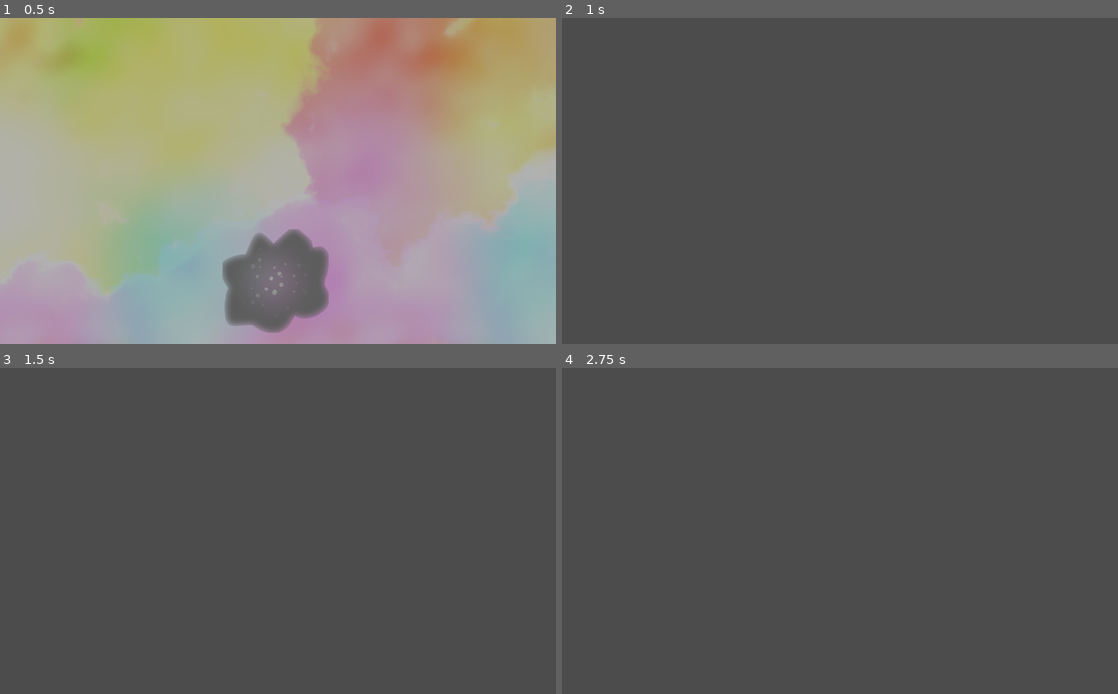
Above: before the commit, frames 1-4 (two rows, left to right).
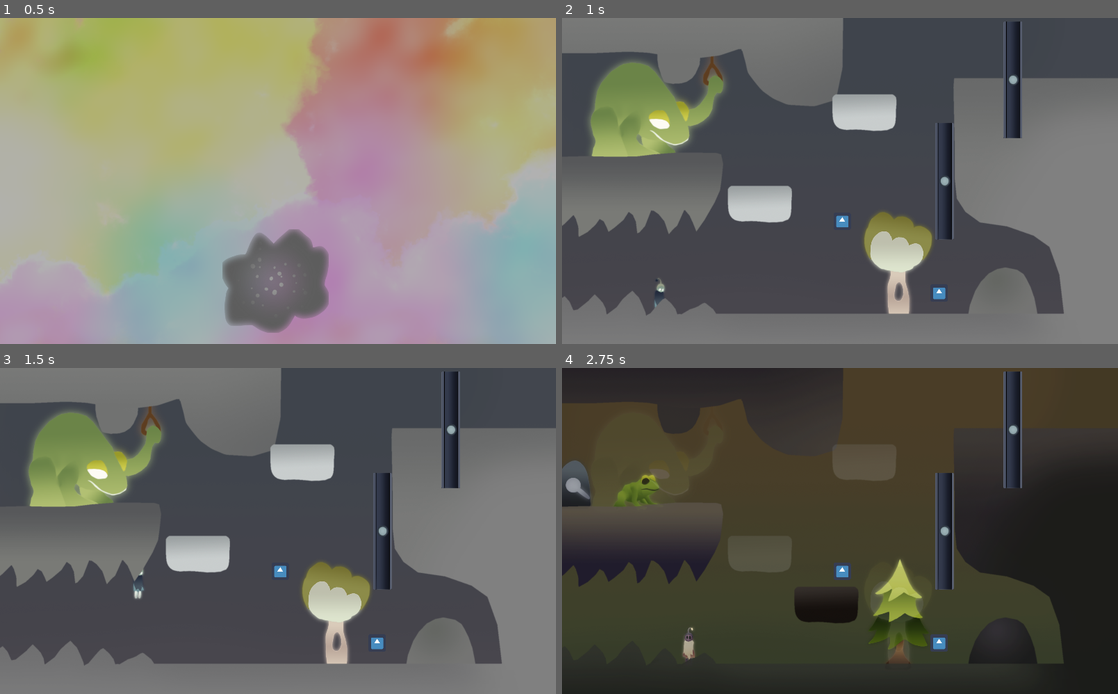
Above: after the commit, the same moments.

Repository: Dimension-Omega/misty-marshes
Game: Godot game, scene res://data/main/Main.tscn
Two runs of this game, one before a commit and one after it. Both use one fixed random seed, a clock stepped at 60 frames per second and the inputs below. The engine's default icon, where the game draws it, is replaced by a stand-in: a white triangle on a blue panel in a dark square.
Inputs:
- Up to frame 1 (0.5 s): no input
- Up to frame 2 (1 s): tap Enter (ui_accept) at 0.5, 0.8 s; hold Right (right) from 0.53 s (still down); hold Space (duality) from 0.53 s (still down); tap Up (jump) at 0.77 s
- Up to frame 3 (1.5 s): keep holding Right (right); tap Up (jump) at 1.07 s; release Space (duality) at 1.28 s; tap Enter (ui_accept) at 1.35 s
- Up to frame 4 (2.75 s): tap Up (jump) at 1.52, 1.55, 1.82 s; release Right (right) at 2.03 s; hold A (left) from 2.03 s (still down); hold Up (jump) from 2.03 s (still down); tap Space (duality) at 2.3 s

Frame 1 is identical in both runs. In frame 2, 51% of the frame differs, in the area x 0-100%, y 0-100%; in frame 3, 51%; in frame 4, 93%.
Error before the commit: Assertion failed. (res://data/main/Main.gd:119)

Commit message:
Targets and secrets

Diff:
--- a/data/elements/player/player.gd
+++ b/data/elements/player/player.gd
@@ -18,6 +18,9 @@
 var available_interactables : Array = []
 
 onready var sprite : Sprite = $PlayerBlack
+
+func _ready() -> void:
+	set_meta('player', true)
 
 func _unhandled_input(event) -> void:
 	if event.is_action_pressed("jump"):
--- /dev/null
+++ b/data/elements/secret/secret.gd
@@ -0,0 +1,7 @@
+extends Area2D
+
+
+func _on_Secret_body_entered(body):
+	if body.has_meta('player'):
+		get_tree().call_group('main', 'on_secret_found')
+		queue_free()
--- /dev/null
+++ b/data/elements/secret/secret.tscn
@@ -0,0 +1,21 @@
+[gd_scene load_steps=4 format=2]
+
+[ext_resource path="res://icon.png" type="Texture" id=1]
+[ext_resource path="res://data/elements/secret/secret.gd" type="Script" id=2]
+
+[sub_resource type="RectangleShape2D" id=1]
+extents = Vector2( 50, 50 )
+
+[node name="Secret" type="Area2D"]
+collision_layer = 1048576
+collision_mask = 512
+monitorable = false
+script = ExtResource( 2 )
+
+[node name="CollisionShape2D" type="CollisionShape2D" parent="."]
+shape = SubResource( 1 )
+
+[node name="Sprite" type="Sprite" parent="."]
+texture = ExtResource( 1 )
+
+[connection signal="body_entered" from="." to="." method="_on_Secret_body_entered"]
--- /dev/null
+++ b/data/elements/target/target.gd
@@ -0,0 +1,5 @@
+extends Area2D
+
+func _on_Target_body_entered(body: Node):
+	if body.has_meta('player'):
+		get_tree().call_group('main', 'on_target_hit')
--- /dev/null
+++ b/data/elements/target/target.tscn
@@ -0,0 +1,21 @@
+[gd_scene load_steps=4 format=2]
+
+[ext_resource path="res://icon.png" type="Texture" id=1]
+[ext_resource path="res://data/elements/target/target.gd" type="Script" id=2]
+
+[sub_resource type="RectangleShape2D" id=1]
+extents = Vector2( 50, 50 )
+
+[node name="Target" type="Area2D"]
+collision_layer = 524288
+collision_mask = 512
+monitorable = false
+script = ExtResource( 2 )
+
+[node name="CollisionShape2D" type="CollisionShape2D" parent="."]
+shape = SubResource( 1 )
+
+[node name="Sprite" type="Sprite" parent="."]
+texture = ExtResource( 1 )
+
+[connection signal="body_entered" from="." to="." method="_on_Target_body_entered"]
--- a/data/intro/Intro.gd
+++ b/data/intro/Intro.gd
@@ -3,7 +3,7 @@
 signal complete
 
 func _unhandled_input(event):
-	if event.is_action_pressed("ui_cancel") or event.is_action_pressed("ui_accept"):
+	if event.is_action_pressed("ui_cancel") or event.is_action_pressed("ui_accept") or event.is_action_pressed("jump"):
 		skip()
 
 func skip() -> void:
--- a/data/levels/2/level_2.gd
+++ b/data/levels/2/level_2.gd
@@ -1,5 +1,6 @@
 extends Node2D
 
+var secret_found : bool = false
 
 func duality(_color: String) -> void:
 	#var toWhite : bool = color == 'white'
--- a/data/levels/2/level_2.tscn
+++ b/data/levels/2/level_2.tscn
@@ -12,6 +12,8 @@
 [ext_resource path="res://data/elements/platforms/PlatformWhite.tscn" type="PackedScene" id=10]
 [ext_resource path="res://data/elements/gates/gate.tscn" type="PackedScene" id=11]
 [ext_resource path="res://data/elements/switches/switch.tscn" type="PackedScene" id=12]
+[ext_resource path="res://data/elements/target/target.tscn" type="PackedScene" id=13]
+[ext_resource path="res://data/elements/secret/secret.tscn" type="PackedScene" id=14]
 
 [sub_resource type="RectangleShape2D" id=1]
 extents = Vector2( 1300, 60 )
@@ -19,7 +21,7 @@
 [sub_resource type="RectangleShape2D" id=2]
 extents = Vector2( 50, 1000 )
 
-[node name="level_2" type="Node2D" groups=["duality"]]
+[node name="level_2" type="Node2D" groups=["duality", "level"]]
 script = ExtResource( 5 )
 
 [node name="black" type="Node2D" parent="." groups=["black"]]
@@ -112,5 +114,11 @@
 trigger_node = NodePath("../Gate2")
 only_on_black = true
 
+[node name="Target" parent="entities" instance=ExtResource( 13 )]
+position = Vector2( 365, 412 )
+
+[node name="Secret" parent="entities" instance=ExtResource( 14 )]
+position = Vector2( 8, 148 )
+
 [node name="Player" parent="." instance=ExtResource( 8 )]
 position = Vector2( -699, 416 )
--- a/data/main/Main.gd
+++ b/data/main/Main.gd
@@ -2,10 +2,23 @@
 
 
 var world_color : String = 'black'
+var current_level : String = ''
 
 var levels : Dictionary = {
+	'1': {
+		'scene': "res://data/levels/2/level_2.tscn",
+		'completed': false,
+		'secret_found': false
+	},
 	'2': {
-		'scene': "res://data/levels/2/level_2.tscn"
+		'scene': "res://data/levels/2/level_2.tscn",
+		'completed': false,
+		'secret_found': false
+	},
+	'3': {
+		'scene': "res://data/levels/2/level_2.tscn",
+		'completed': false,
+		'secret_found': false
 	}
 }
 
@@ -27,6 +40,22 @@
 #	yield(get_tree().create_timer(0.05), 'timeout')
 #	set_world_with_modulate(world_color, 0)
 	pass
+
+func on_target_hit() -> void:
+	complete_level()
+
+func on_secret_found() -> void:
+	levels[current_level].secret_found = true
+
+func complete_level():
+	#print(current_level, secretFound)
+	levels[current_level].completed = true
+	open_menu()
+	free_level()
+	var mainMenus = get_tree().get_nodes_in_group('main menu')
+	assert(mainMenus.size() > 0)
+	var mainMenu = mainMenus[0]
+	mainMenu._on_LevelsButton_pressed()
 
 func _unhandled_input(event) -> void:
 	if event.is_action_pressed("duality"):
@@ -113,6 +142,7 @@
 func free_level() -> void:
 	for child in $Scene.get_children():
 		child.queue_free()
+	current_level = ''
 
 func load_level(levelNumber: int) -> void:
 	var levelString = str(levelNumber)
@@ -120,11 +150,12 @@
 	var levelRes = load(levels[levelString].scene)
 	var newLevel = levelRes.instance()
 	$Scene.add_child(newLevel)
+	current_level = str(levelNumber)
 
 func load_level_and_set_world(levelNumber: int) -> void:
 	load_level(levelNumber)
 	set_world_with_modulate(world_color, 0)
-	print('set_world')
+	#print('set_world')
 	close_menu()
 	$Camera2D.current = true
 
@@ -133,12 +164,12 @@
 
 func open_menu() -> void:
 	if has_node('MainMenu'):
-		var menu = get_node_or_null('MainMenu')
+		var menu = get_node_or_null('UILayer/MainMenu')
 		if is_instance_valid(menu):
 			menu.name = 'oldMenu'
 			get_node('MainMenu').queue_free()
 	var newMenu = menu_scene.instance()
-	add_child(newMenu, true)
+	$UILayer.add_child(newMenu, true)
 
 func close_menu() -> void:
 	var menuNodes = get_tree().get_nodes_in_group('main menu')
--- a/data/main/Main.tscn
+++ b/data/main/Main.tscn
@@ -60,4 +60,6 @@
 
 [node name="Intro" parent="." instance=ExtResource( 2 )]
 
+[node name="UILayer" type="CanvasLayer" parent="."]
+
 [connection signal="complete" from="Intro" to="." method="_on_Intro_complete"]
--- a/data/menu/MainMenu.tscn
+++ b/data/menu/MainMenu.tscn
@@ -130,7 +130,7 @@
 
 [node name="HBoxContainer" type="VBoxContainer" parent="LevelsPanel/GridContainer/Level1/MarginContainer"]
 margin_right = 250.0
-margin_bottom = 213.0
+margin_bottom = 217.0
 __meta__ = {
 "_edit_use_anchors_": false
 }
@@ -156,6 +156,25 @@
 text = "1"
 flat = true
 
+[node name="Achievements" type="VBoxContainer" parent="LevelsPanel/GridContainer/Level1/MarginContainer/HBoxContainer"]
+margin_top = 217.0
+margin_right = 250.0
+margin_bottom = 217.0
+
+[node name="Completed" type="Label" parent="LevelsPanel/GridContainer/Level1/MarginContainer/HBoxContainer/Achievements"]
+visible = false
+margin_right = 250.0
+margin_bottom = 53.0
+text = "Completed!"
+align = 1
+
+[node name="SecretFound" type="Label" parent="LevelsPanel/GridContainer/Level1/MarginContainer/HBoxContainer/Achievements"]
+visible = false
+margin_right = 250.0
+margin_bottom = 53.0
+text = "Secret Found!"
+align = 1
+
 [node name="Level2" type="Control" parent="LevelsPanel/GridContainer"]
 margin_left = 304.0
 margin_right = 604.0
@@ -175,7 +194,7 @@
 
 [node name="HBoxContainer" type="VBoxContainer" parent="LevelsPanel/GridContainer/Level2/MarginContainer"]
 margin_right = 250.0
-margin_bottom = 213.0
+margin_bottom = 217.0
 __meta__ = {
 "_edit_use_anchors_": false
 }
@@ -203,6 +222,25 @@
 text = "2"
 flat = true
 
+[node name="Achievements" type="VBoxContainer" parent="LevelsPanel/GridContainer/Level2/MarginContainer/HBoxContainer"]
+margin_top = 217.0
+margin_right = 250.0
+margin_bottom = 217.0
+
+[node name="Completed" type="Label" parent="LevelsPanel/GridContainer/Level2/MarginContainer/HBoxContainer/Achievements"]
+visible = false
+margin_right = 250.0
+margin_bottom = 53.0
+text = "Completed!"
+align = 1
+
+[node name="SecretFound" type="Label" parent="LevelsPanel/GridContainer/Level2/MarginContainer/HBoxContainer/Achievements"]
+visible = false
+margin_right = 250.0
+margin_bottom = 53.0
+text = "Secret Found!"
+align = 1
+
 [node name="Level3" type="Control" parent="LevelsPanel/GridContainer"]
 margin_left = 608.0
 margin_right = 908.0
@@ -222,7 +260,7 @@
 
 [node name="HBoxContainer" type="VBoxContainer" parent="LevelsPanel/GridContainer/Level3/MarginContainer"]
 margin_right = 250.0
-margin_bottom = 213.0
+margin_bottom = 217.0
 __meta__ = {
 "_edit_use_anchors_": false
 }
@@ -246,6 +284,25 @@
 focus_neighbour_bottom = NodePath("../../../../../BackButton")
 text = "3"
 flat = true
+
+[node name="Achievements" type="VBoxContainer" parent="LevelsPanel/GridContainer/Level3/MarginContainer/HBoxContainer"]
+margin_top = 217.0
+margin_right = 250.0
+margin_bottom = 217.0
+
+[node name="Completed" type="Label" parent="LevelsPanel/GridContainer/Level3/MarginContainer/HBoxContainer/Achievements"]
+visible = false
+margin_right = 250.0
+margin_bottom = 53.0
+text = "Completed!"
+align = 1
+
+[node name="SecretFound" type="Label" parent="LevelsPanel/GridContainer/Level3/MarginContainer/HBoxContainer/Achievements"]
+visible = false
+margin_right = 250.0
+margin_bottom = 53.0
+text = "Secret Found!"
+align = 1
 
 [node name="BackButton" type="Button" parent="LevelsPanel"]
 anchor_left = 1.0
--- a/data/menu/MainMenuPanel.gd
+++ b/data/menu/MainMenuPanel.gd
@@ -4,8 +4,21 @@
 
 func _on_Panel_visibility_changed() -> void:
 	if visible:
-		get_node(on_visible_focus).grab_focus()
+		on_visible()
 
 func _on_BackButton_pressed():
 	visible = false
 	owner.get_node('Buttons').visible = true
+
+func on_visible() -> void:
+	get_node(on_visible_focus).grab_focus()
+	var mainNodes = get_tree().get_nodes_in_group('main')
+	if mainNodes:
+		var main = mainNodes[0]
+		for i in range(1, 4):
+			show_achievements(str(i), main.levels[str(i)].completed, main.levels[str(i)].secret_found)
+
+func show_achievements(level: String, completed: bool, secretFound: bool) -> void:
+	var achievementsPath = 'GridContainer/Level' + level + '/MarginContainer/HBoxContainer/Achievements/'
+	get_node(achievementsPath + 'Completed').visible = completed
+	get_node(achievementsPath + 'SecretFound').visible = secretFound
--- a/data/menu/uitheme.tres
+++ b/data/menu/uitheme.tres
@@ -17,9 +17,9 @@
 default_font = SubResource( 1 )
 Button/colors/font_color = Color( 0.662745, 0.25098, 1, 1 )
 Button/colors/font_color_disabled = Color( 0.9, 0.9, 0.9, 0.2 )
-Button/colors/font_color_focus = Color( 0.490196, 0, 0.792157, 1 )
-Button/colors/font_color_hover = Color( 0.490196, 0, 0.792157, 1 )
-Button/colors/font_color_pressed = Color( 0.490196, 0, 0.792157, 1 )
+Button/colors/font_color_focus = Color( 0.290196, 0, 0.470588, 1 )
+Button/colors/font_color_hover = Color( 0.290196, 0, 0.470588, 1 )
+Button/colors/font_color_pressed = Color( 0.290196, 0, 0.470588, 1 )
 Button/constants/hseparation = 2
 Button/fonts/font = null
 Button/styles/disabled = null
--- a/project.godot
+++ b/project.godot
@@ -80,6 +80,8 @@
 2d_physics/layer_11="interact sensor"
 2d_physics/layer_12="interactable"
 2d_physics/layer_15="kinematic entities"
+2d_physics/layer_20="target"
+2d_physics/layer_21="secret"
 
 [physics]
 
Not shown: 1 places in data/levels/2/level_2.tscn that only renumber resources
